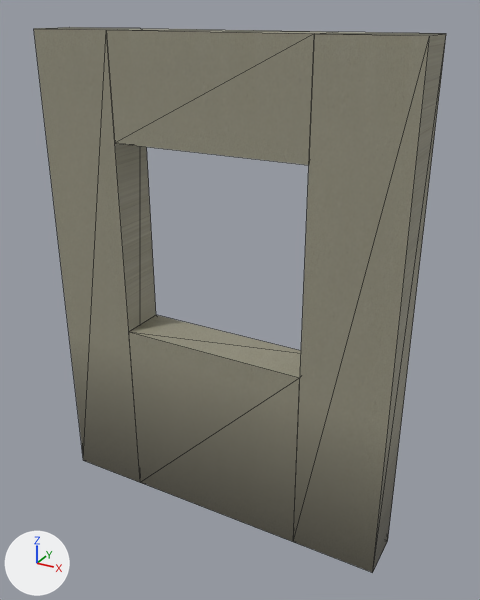
One commit to the glTF model godot/scenes/tiles/wall_window.glb: the scene before it, then after it.
Before and after are seen from a 50 mm lens placed at (1.25, -1.46, 2.07), pointed at (0.07, 0.69, 1.0). Arrows for +X, +Y and +Z are at lower left; the lights stay in place. The first picture is the older version. Mesh edges are drawn as thin lines. Vertices at exactly the same position are counted once.

In view in the first picture: 'wall_window-col'.
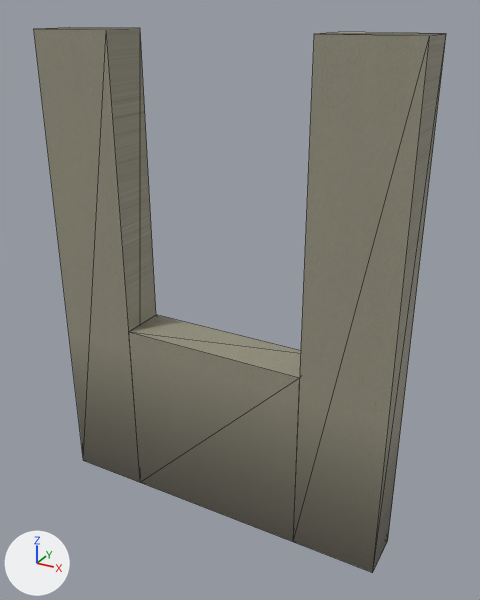
Where the change shows, as pixel boxes (x1, y1, x2, y2) in the pictures (480 x 600 px):
part 1 of me_wall_window_col, deleted
    before: (106, 28, 329, 165)

What the commit changed:
me_wall_window_col is used by ob_wall_window_col; location (0.0, 0.0, 0.0).
me_wall_window_col had 24 vertices, 48 faces and spanned x -0.75..0.75, y 0.55..0.75, z 0.0..2.0.
me_wall_window_col now has 20 vertices, 36 faces and spans x -0.75..0.75, y 0.55..0.75, z 0.0..2.0.
Part 1, on me_wall_window_col:
4 vertices are removed from x -0.4..0.4, y 0.55..0.75, z 1.6.
12 faces are deleted.
